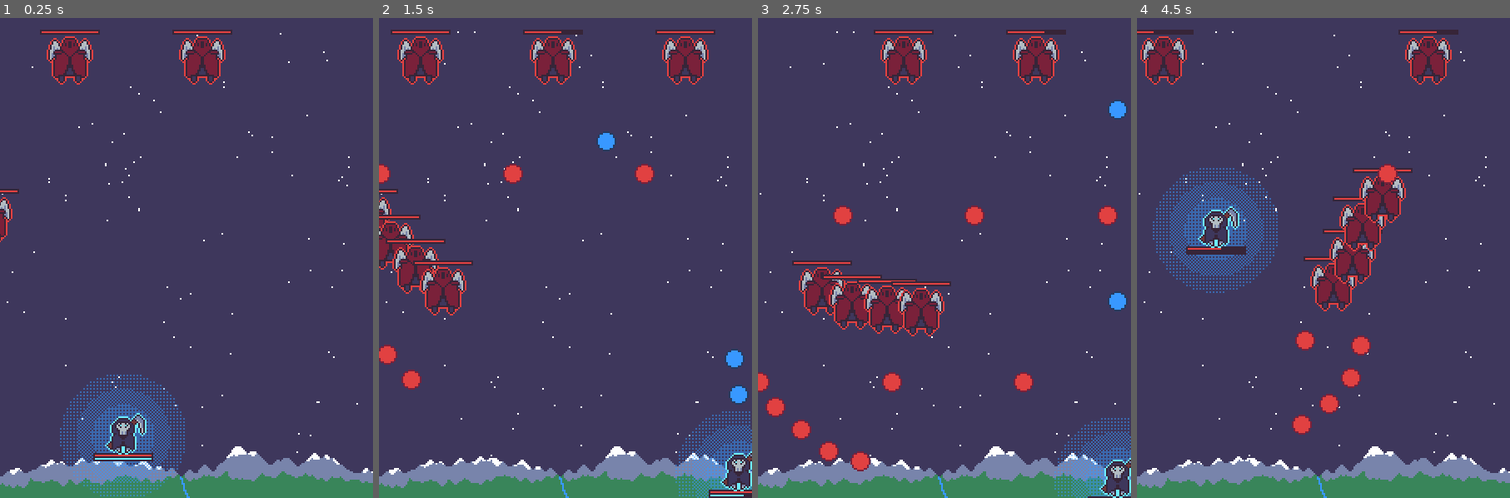
Above: before the commit, frames 1-4 (left to right).
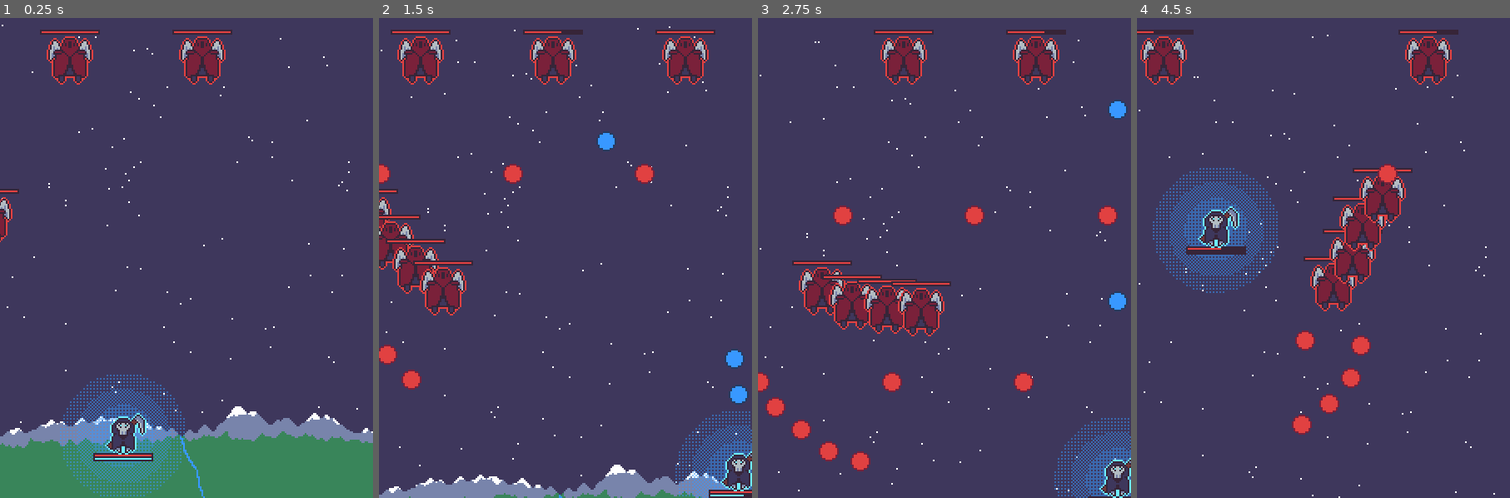
Above: after the commit, the same moments.

Repository: rthurmed/Ceifador
Game: Godot game, scene res://src/Main.tscn
Two runs of this game, one before a commit and one after it. Both use one fixed random seed, a clock stepped at 60 frames per second and the inputs below.
Inputs:
- Up to frame 1 (0.25 s): no input
- Up to frame 2 (1.5 s): hold Right (player_right) 0.53-1.28 s; hold Z (player_shoot) 0.53-1.28 s; hold Down (player_down) from 1.28 s (still down); tap Z (player_shoot) at 1.35 s
- Up to frame 3 (2.75 s): release Down (player_down) at 2.03 s; hold Right (player_right) from 2.03 s (still down); hold Z (player_shoot) from 2.03 s (still down)
- Up to frame 4 (4.5 s): release Right (player_right) at 2.78 s; release Z (player_shoot) at 2.78 s; hold Up (player_up) 2.78-3.53 s; tap Z (player_shoot) at 2.85, 4.35 s; hold Z (player_shoot) 3.53-4.28 s; hold Left (player_left) from 3.53 s (still down)

The runs differ from the first frame. In frame 1, 11% of the frame differs, in the area x 0-100%, y 1-100%; in frame 2, 6.5%; in frame 3, 6.9%; in frame 4, 7.4%.

Commit message:
Implemented scrolling background

Diff:
--- /dev/null
+++ b/src/BackgroundParallax.gd
@@ -0,0 +1,8 @@
+extends ParallaxBackground
+
+
+export var speed = 20.0 # per second
+
+
+func _process(delta):
+	scroll_offset.y += speed * delta
--- a/src/Main.tscn
+++ b/src/Main.tscn
@@ -1,9 +1,12 @@
-[gd_scene load_steps=7 format=2]
+[gd_scene load_steps=10 format=2]
 
 [ext_resource path="res://src/enemy/Enemy.tscn" type="PackedScene" id=1]
 [ext_resource path="res://src/util/AutoPathFollow.tscn" type="PackedScene" id=2]
 [ext_resource path="res://src/player/Player.tscn" type="PackedScene" id=3]
 [ext_resource path="res://assets/sprites/background.png" type="Texture" id=4]
+[ext_resource path="res://src/BackgroundParallax.gd" type="Script" id=5]
+[ext_resource path="res://assets/sprites/background/sky.png" type="Texture" id=6]
+[ext_resource path="res://assets/sprites/background/mountains.png" type="Texture" id=7]
 
 [sub_resource type="Curve2D" id=3]
 _data = {
@@ -17,7 +20,31 @@
 
 [node name="Main" type="Node2D" groups=["stage"]]
 
+[node name="BackgroundParallax" type="ParallaxBackground" parent="."]
+scroll_ignore_camera_zoom = true
+script = ExtResource( 5 )
+
+[node name="Sky" type="ParallaxLayer" parent="BackgroundParallax"]
+position = Vector2( 112, 144 )
+motion_scale = Vector2( 0.6, 0.6 )
+motion_mirroring = Vector2( 416, 352 )
+
+[node name="Sprite" type="Sprite" parent="BackgroundParallax/Sky"]
+texture = ExtResource( 6 )
+
+[node name="Sprite2" type="Sprite" parent="BackgroundParallax/Sky"]
+position = Vector2( 0, 352 )
+texture = ExtResource( 6 )
+
+[node name="Mountains" type="ParallaxLayer" parent="BackgroundParallax"]
+position = Vector2( 112, 144 )
+motion_scale = Vector2( 1.4, 1.4 )
+
+[node name="Sprite" type="Sprite" parent="BackgroundParallax/Mountains"]
+texture = ExtResource( 7 )
+
 [node name="Background" type="Node2D" parent="."]
+visible = false
 position = Vector2( 112, 144 )
 z_index = -20
 
@@ -77,10 +104,6 @@
 
 [node name="Enemy" parent="Enemy2Path/AutoPathFollow4" instance=ExtResource( 1 )]
 
-[node name="Camera2D" type="Camera2D" parent="."]
-position = Vector2( 112, 144 )
-current = true
-
 [node name="Player" parent="." instance=ExtResource( 3 )]
 position = Vector2( 74, 251 )
 
Binary file added: assets/sprites/background.aseprite
Binary file changed: assets/sprites/background.png
Binary file added: assets/sprites/background/background.aseprite
Binary file added: assets/sprites/background/clouds.png
Not shown, added: assets/sprites/background/clouds.png.import
Binary file added: assets/sprites/background/mountains.png
Not shown, added: assets/sprites/background/mountains.png.import
Binary file added: assets/sprites/background/safe.png
Not shown, added: assets/sprites/background/safe.png.import
Binary file added: assets/sprites/background/sky Copy.png
Not shown, added: assets/sprites/background/sky Copy.png.import
Binary file added: assets/sprites/background/sky.png
(and 1 more such lines)
